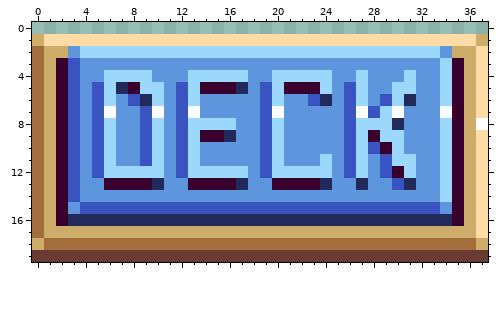
File history of a pixel-art file, graphics/drawButton.aseprite. The picture above was drawn from the file before the commit.
38x20 pixels, 1 frame.
New version:
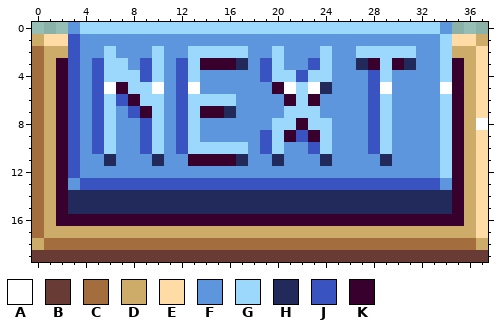
Palette (. is transparent): A #ffffff  B #683c34  C #a36d3e  D #ccac68  E #ffdba5  F #5e96dd  G #9cd8fc  H #222a5c  J #3953c0  K #38002c
The author wrote: Next and Prev buttons
Edits made:
layer "DECK" now hidden
layer "NEXT" added
@@ x 0..37 @@
- 0 ......................................
- 1 DEEEEEEEEEEEEEEEEEEEEEEEEEEEEEEEEEEEED
- 2 CDDFGGGGGGGGGGGGGGGGGGGGGGGGGGGGGGFDDE
- 3 CDKJFFFFFFFFFFFFFFFFFFFFFFFFFFFFFFGKDE
- 4 CDKJFFGGGGFFFGGGGGFFGGGGGFFGFFFGFFGKDE
- 5 CDKJFJGHKGGFJGKKKHFJGKKKGFJGFFGGFFGKDE
- 6 CDKJFJGFJHGFJGFFFFFJGFFJHFJGFJGHFFGKDE
- 7 CDKJFJAFFJAFJAFFFFFJAFFFFFJAJGAFFFAKDE
- 8 CDKJFJGFFJGFJGGGGFFJGFFFFFJGGGHFFFGKDA
- 9 CDKJFJGFFJGFJGKKHFFJGFFFFFJGKGGFFFGKDE
-10 CDKJFJGFFJGFJGFFFFFJGFFFFFJGJKGFFFGKDE
-11 CDKJFJGFFJGFJGFFFFFJGFFFGFJGFJGGFFGKDE
-12 CDKJFJGGGGGFJGGGGGFJGGGGGFJGFJKGFFGKDE
-13 CDKJFFKKKKHFFKKKKHFFKKKKHFFHFFJHFFGKDE
-14 CDKJFFFFFFFFFFFFFFFFFFFFFFFFFFFFFFGKDE
-15 CDKFJJJJJJJJJJJJJJJJJJJJJJJJJJJJJJFKDE
-16 CDKHHHHHHHHHHHHHHHHHHHHHHHHHHHHHHHHKDE
+ 0 ...FGGGGGGGGGGGGGGGGGGGGGGGGGGGGGGF...
+ 1 DEEJFFFFFFFFFFFFFFFFFFFFFFFFFFFFFFGEED
+ 2 CDDJFFGFFFGFFGGGGGFFGFFFGFFGGGGGFFGDDE
+ 3 CDKJFJGGFJGFJGKKKHFJGFFJGFFHKGKHFFGKDE
+ 4 CDKJFJGGGJGFJGFFFFFJGGJGGFFFJGFFFFGKDE
+ 5 CDKJFJAKGGAFJAFFFFFFKAGAHFFFJAFFFFAKDE
+ 6 CDKJFJGJKGGFJGGGGFFFFKGKFFFFJGFFFFGKDE
+ 7 CDKJFJGFJKGFJGKKHFFFFGGGFFFFJGFFFFGKDE
+ 8 CDKJFJGFFJGFJGFFFFFFGGKGGFFFJGFFFFGKDA
+ 9 CDKJFJGFFJGFJGFFFFFJGKJKGFFFJGFFFFGKDE
+10 CDKJFJGFFJGFJGGGGGFJGFFJGFFFJGFFFFGKDE
+11 CDKJFFHFFFHFFKKKKHFFHFFFHFFFFHFFFFGKDE
+12 CDKJFFFFFFFFFFFFFFFFFFFFFFFFFFFFFFGKDE
+13 CDKFJJJJJJJJJJJJJJJJJJJJJJJJJJJJJJFKDE
+14 CDKHHHHHHHHHHHHHHHHHHHHHHHHHHHHHHHHKDE
+15 CDKHHHHHHHHHHHHHHHHHHHHHHHHHHHHHHHHKDE
+16 CDKKKKKKKKKKKKKKKKKKKKKKKKKKKKKKKKKKDE
 17 CDDDDDDDDDDDDDDDDDDDDDDDDDDDDDDDDDDDDE
